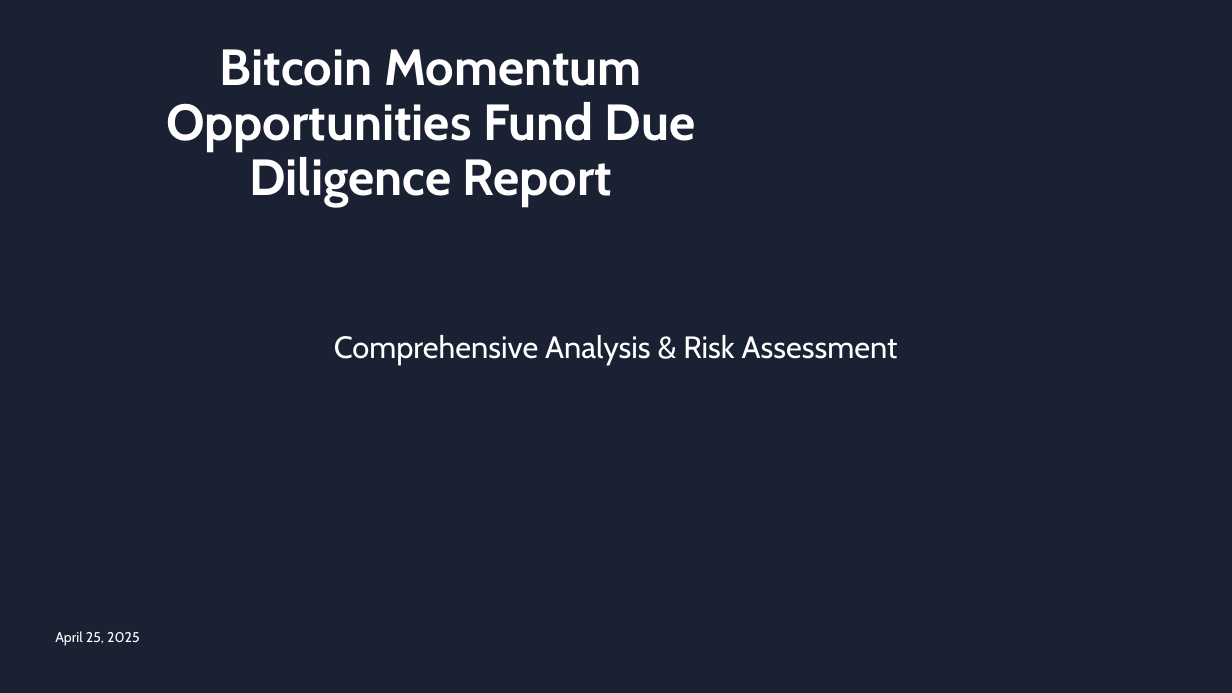
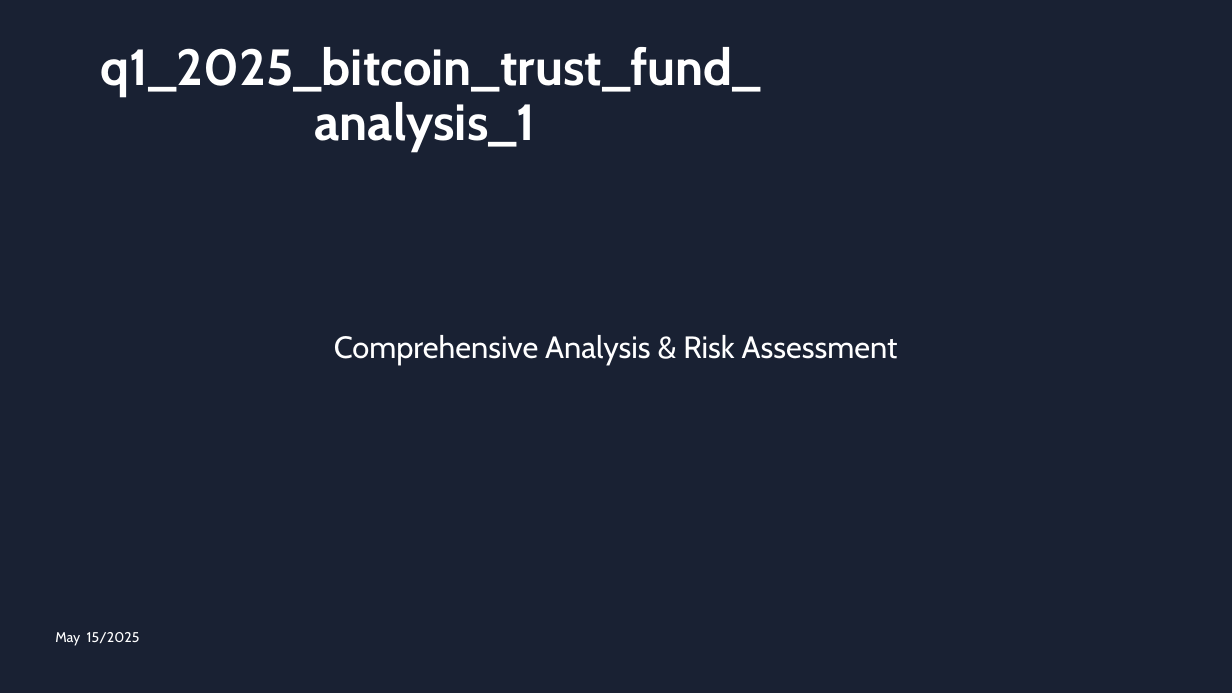
Before and after one commit to Mehdizaiem/Vault-DueDiligence-4DS1, a slide deck: slide 1 of CryptoFundDueDiligence/reports/q1_2025_bitcoin_trust_fund_analysis_1 .pptx. Drawn at 1232x693 pixels with LibreOffice and Linux fonts; fonts in the diff are those of the drawing. Boxes give left, top, right and bottom in pixels: in the first picture for what was removed or moved away, otherwise in the second. Text is boxed around its words. In the diff, an @@ line names an element or a change of style, - is before the commit and + after.

Commit message:
Changes to the report

```diff
--- a/CryptoFundDueDiligence/reports/q1_2025_bitcoin_trust_fund_analysis_1 .pptx
+++ b/CryptoFundDueDiligence/reports/q1_2025_bitcoin_trust_fund_analysis_1 .pptx
@@ title at (x1=100, y1=47, x2=761, y2=151): text changed @@
-Bitcoin Momentum Opportunities Fund Due Diligence Report
+q1_2025_bitcoin_trust_fund_analysis_1
@@ text at (x1=55, y1=632, x2=140, y2=646): text changed @@
-April 25, 2025
+May 15/2025
```
Also in this commit, not shown: 8 other slides changed, 1 slide removed.
